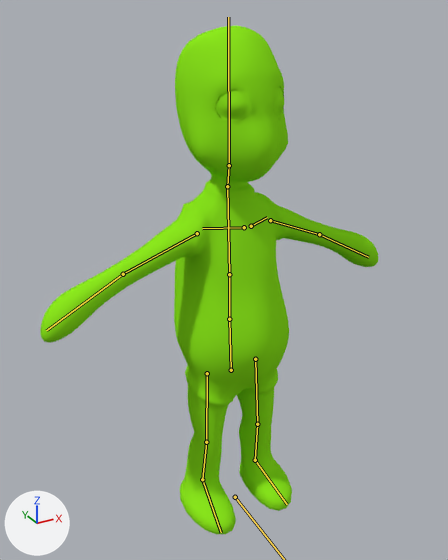
Two versions of the Blender file Models/turtle.blend, one commit apart.
Both versions are drawn from a camera (50 mm lens) standing at (-1.36, -2.34, 2.51) and looking at (-0.08, -0.01, 1.35). The axes (+X, +Y, +Z) are drawn at lower left. The lights are the same throughout. The bones that bend it are drawn over the model as lines.

Objects in the first picture: 'Bob'.
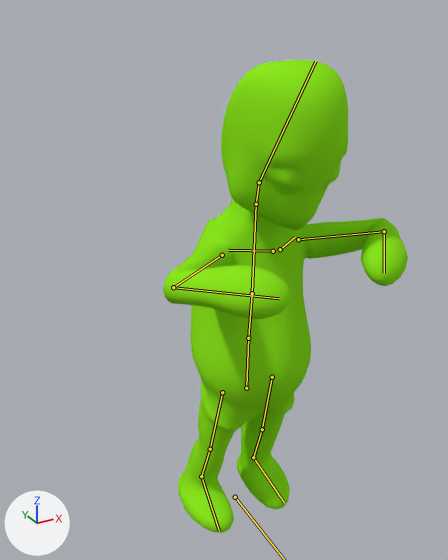
The newer file adds an action. The first version stands in its rest pose; the second is drawn at frame 10 of the action 'Shaking'.

Where the change shows, as pixel boxes [x1, y1, x2, y2] in the pictures (448 x 560 px):
'Bob', posed (27% narrower, 7% shorter)
    before: [40, 26, 378, 534]
    after: [163, 60, 408, 533]
bone 'hips', root to tip
    before: (231, 370) to (229, 319)
    after: (246, 388) to (248, 338)
bone 'head', root to tip
    before: (229, 165) to (228, 17)
    after: (259, 182) to (315, 61)

The change in detail:
Bone 'Arm IK.L' (bone_arm_ik_l) moves from (0.0, 0.0, 0.0) to (-0.659, -0.803, 0.337).
Bone 'Arm IK.R' (bone_arm_ik_r) moves from (0.0, 0.0, 0.0) to (0.645, -0.802, 0.339).
Bone 'Leg IK.L' (bone_leg_ik_l) moves from (0.0, 0.0, 0.0) to (0.0, 0.016, 0.007).
Bone 'Leg IK.L' (bone_leg_ik_l) turns from (0, 0, 0) to (4, 0, 0) degrees about its own x, y and z.
Bone 'Leg IK.R' (bone_leg_ik_r) moves from (0.0, 0.0, 0.0) to (0.0, 0.015, 0.009).
Bone 'Leg IK.R' (bone_leg_ik_r) turns from (0, 0, 0) to (4, 0, 0) degrees about its own x, y and z.
Bone 'Elbow.L' (bone_elbow_l) moves from (0.0, 0.0, 0.0) to (-0.329, 0.379, -0.237).
Bone 'Knee.L' (bone_knee_l) moves from (0.0, 0.0, 0.0) to (0.0, 0.0, -0.237).
Bone 'Knee.R' (bone_knee_r) moves from (0.0, 0.0, 0.0) to (0.0, 0.0, -0.237).
Bone 'Elbow.R' (bone_elbow_r) moves from (0.0, 0.0, 0.0) to (0.376, 0.389, -0.237).
Bone 'hips' (bone_hips) moves from (0.0, 0.0, 0.0) to (0.0, -0.03, 0.156).
Bone 'hips' (bone_hips) turns from (0, 0, 0) to (5, 0, 0) degrees about its own x, y and z.
Bone 'head' (bone_head) turns from (0, 0, 0) to (31, -1, 0) degrees about its own x, y and z.
